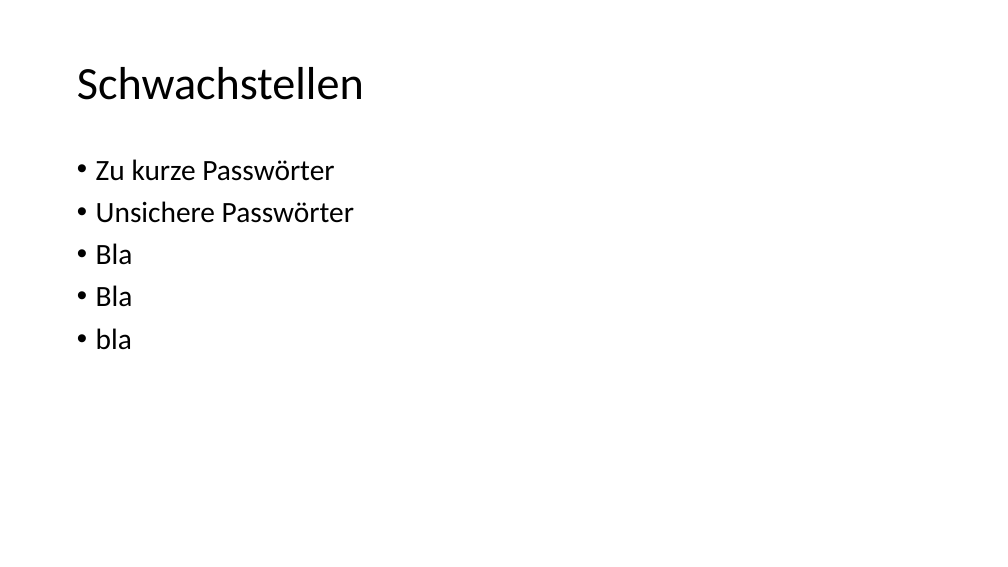
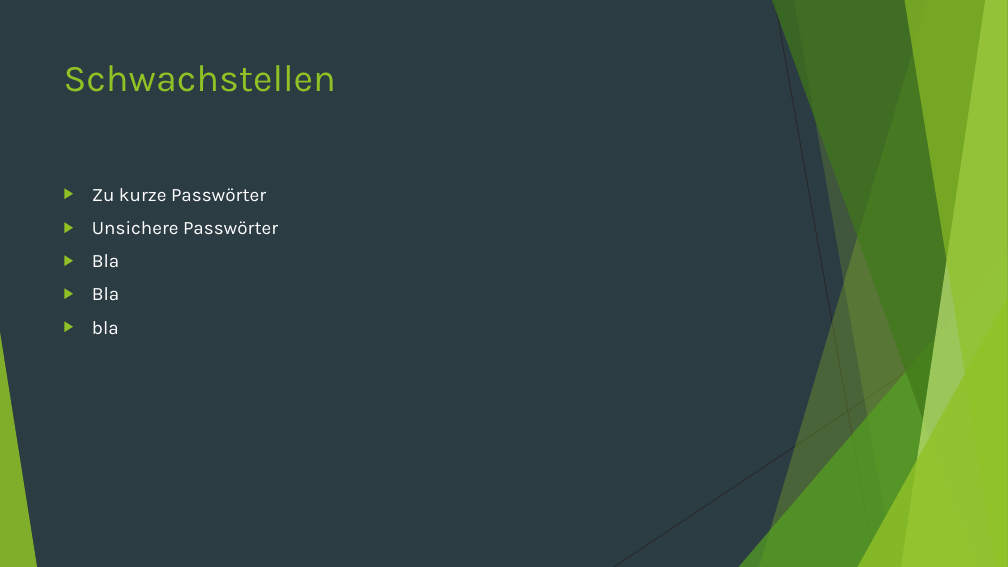
Before and after one commit to StefanSchuck/JohnTheRipperVortrag, a slide deck: slide 13 of Vortrag.pptx. Drawn at 1008x567 pixels with LibreOffice and Linux fonts; fonts in the diff are those of the drawing. Boxes give left, top, right and bottom in pixels: in the first picture for what was removed or moved away, otherwise in the second. Text is boxed around its words. In the diff, an @@ line names an element or a change of style, - is before the commit and + after.

```diff
--- a/Vortrag.pptx
+++ b/Vortrag.pptx
@@ background #FFFFFF to #2C3C43 @@
@@ title "Schwachstellen": place and size @@
-title "Schwachstellen" at (77,67,364,100)
+title "Schwachstellen" at (64,65,336,92)
@@ title "Schwachstellen" at (64,65,336,92): size 44 to 36 pt, font Calibri to Karla, text colour #000000 to #90C226; line spacing 0.9 to 1; vertical alignment middle to top @@
@@ text "Zu kurze Passwörter": place and size @@
-text "Zu kurze Passwörter" at (96,159,354,350)
+text "Zu kurze Passwörter" at (92,188,278,334)
@@ text "Zu kurze Passwörter" at (92,188,278,334): size 28 to 18 pt, font Calibri to Karla, text colour #000000 to #FFFFFF; bullet • to ▶; line spacing 0.9 to 1 @@
@@ group added at (0,0,1008,567): 5 freeform shapes, 3 triangles, 2 lines @@
```
Also in this commit, not shown: 17 other slides changed, 1 slide added, 1 slide removed.
